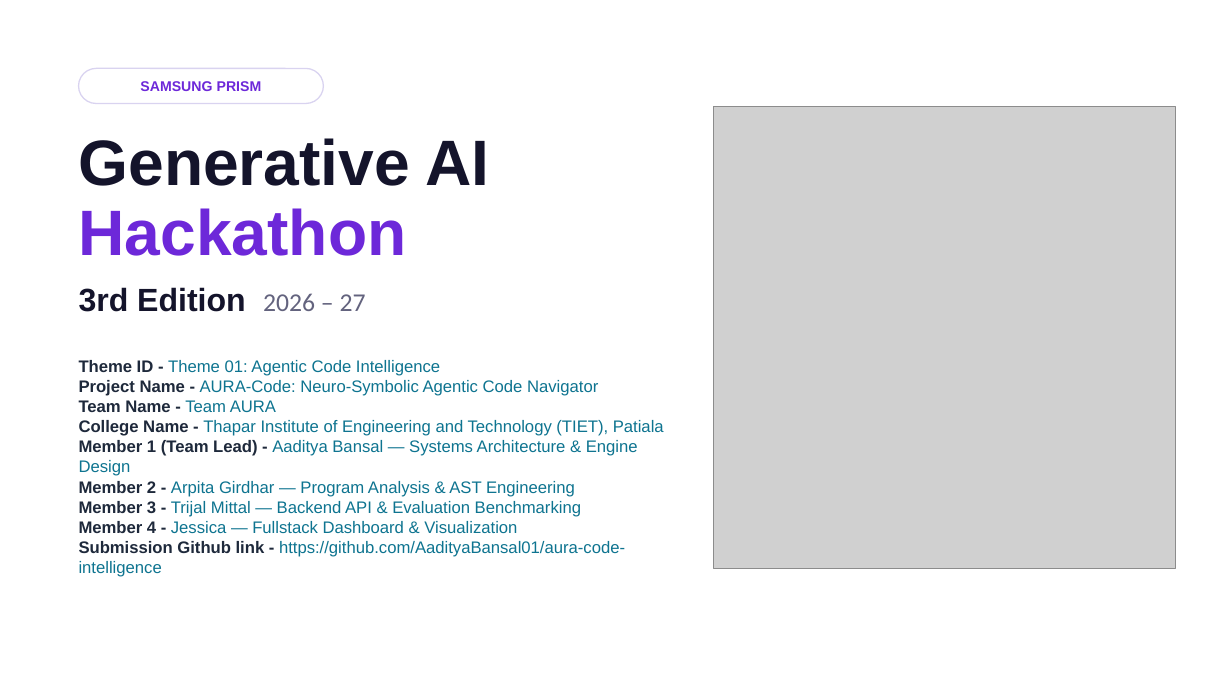
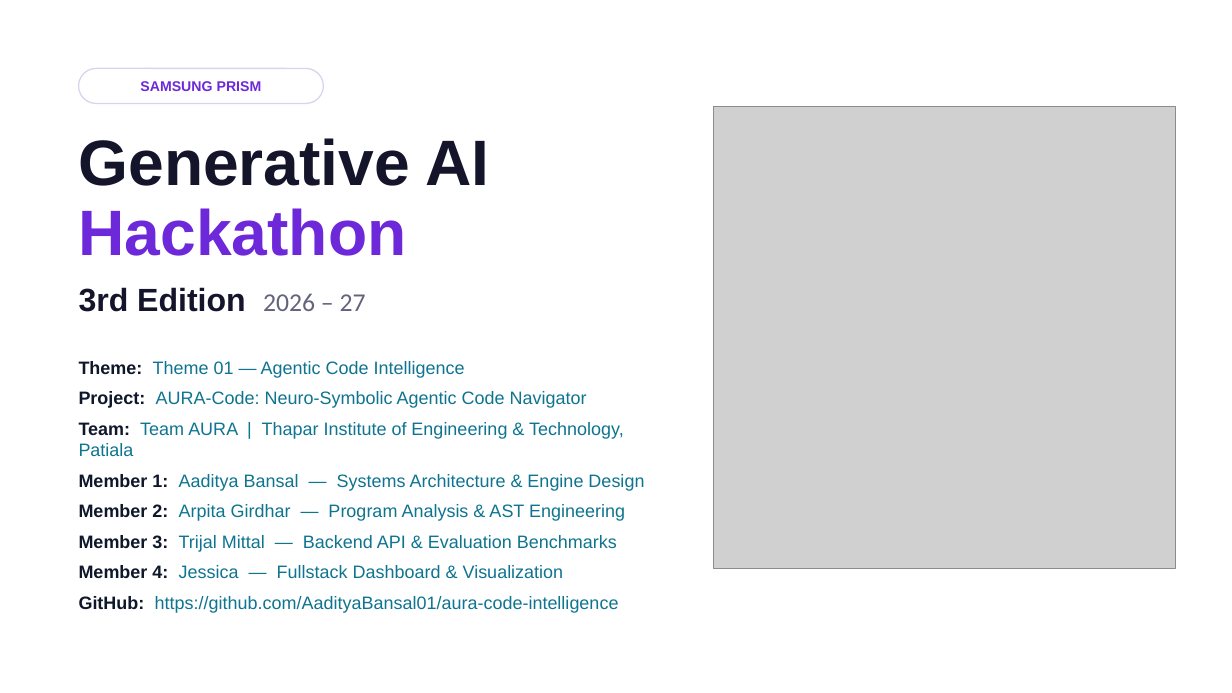
Before and after one commit to AadityaBansal01/aura-code-intelligence, a slide deck: slide 1 of Thapar_TeamAURA_Submission.pptx. Drawn at 1232x693 pixels with LibreOffice and Linux fonts; fonts in the diff are those of the drawing; grey boxes stand for pictures. Boxes give left, top, right and bottom in pixels: in the first picture for what was removed or moved away, otherwise in the second. Text is boxed around its words. In the diff, an @@ line names an element or a change of style, - is before the commit and + after.

Commit message:
fix: bigger fonts, human-written PPT content, clean team roster, no personal email

```diff
--- a/Thapar_TeamAURA_Submission.pptx
+++ b/Thapar_TeamAURA_Submission.pptx
@@ text at (79, 361, 644, 613): text changed; size 13 to 14 pt @@
-Theme ID - Theme 01: Agentic Code Intelligence
-Project Name - AURA-Code: Neuro-Symbolic Agentic Code Navigator
-Team Name - Team AURA
-College Name - Thapar Institute of Engineering and Technology (TIET), Patiala
-Member 1 (Team Lead) - Aaditya Bansal — Systems Architecture & Engine Design
-Member 2 - Arpita Girdhar — Program Analysis & AST Engineering
-Member 3 - Trijal Mittal — Backend API & Evaluation Benchmarking
-Member 4 - Jessica — Fullstack Dashboard & Visualization
-Submission Github link - https://github.com/AadityaBansal01/aura-code-intelligence
+Theme: Theme 01 — Agentic Code Intelligence
+Project: AURA-Code: Neuro-Symbolic Agentic Code Navigator
+Team: Team AURA | Thapar Institute of Engineering & Technology, Patiala
+Member 1: Aaditya Bansal — Systems Architecture & Engine Design
+Member 2: Arpita Girdhar — Program Analysis & AST Engineering
+Member 3: Trijal Mittal — Backend API & Evaluation Benchmarks
+Member 4: Jessica — Fullstack Dashboard & Visualization
+GitHub: https://github.com/AadityaBansal01/aura-code-intelligence
```
Also in this commit, not shown: 10 other slides changed, 5 other files.
